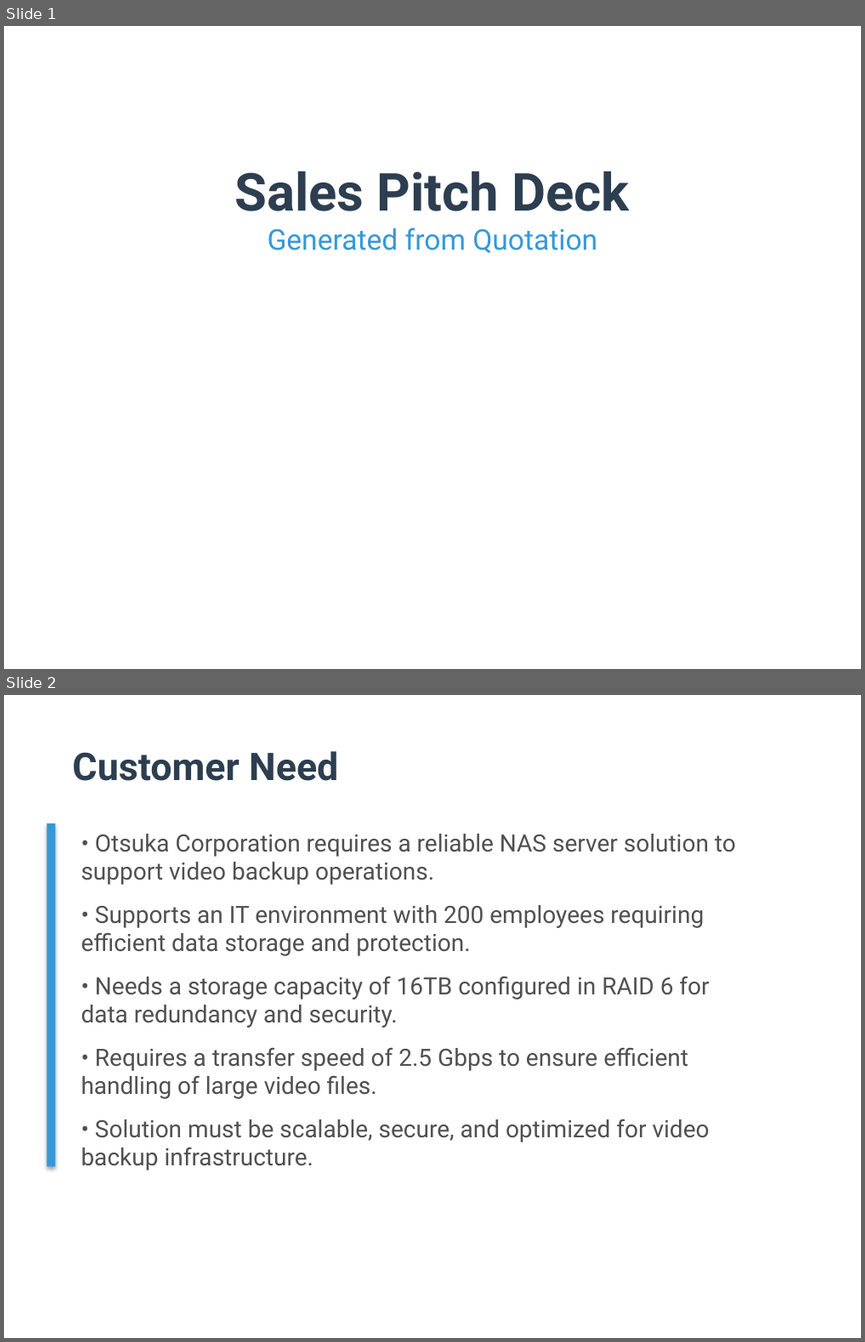
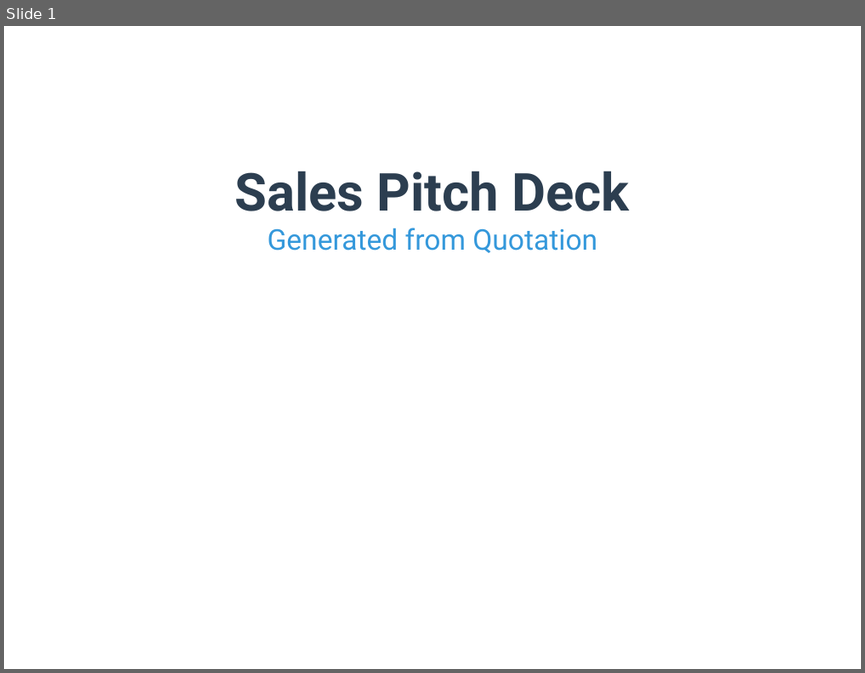
Before and after one commit to TejasGupta-27/b2b-sales-backend, a slide deck: Data/pitch_decks/pitch_deck_001.pptx. Shown one above the other, each under a label of ours: slides 1 and 2 before the commit, slide 1 after it. The pictures are 865x1342 and 865x673 pixels, drawn with LibreOffice and Linux fonts; fonts in the diff are those of the drawing. Boxes give left, top, right and bottom in pixels: in the first picture for what was removed or moved away, otherwise in the second. Text is boxed around its words. In the diff, an @@ line names an element or a change of style, - is before the commit and + after.

```diff
--- a/Data/pitch_decks/pitch_deck_001.pptx
+++ b/Data/pitch_decks/pitch_deck_001.pptx
@@ slide 2 removed at (4,695,861,1338), background #FFFFFF @@
@@ text removed at (72,751,338,781) @@
-Customer Need
@@ rectangle removed at (46,823,55,1166) @@
@@ text removed at (81,834,736,1170) @@
-• Otsuka Corporation requires a reliable NAS server solution to support video backup operations.
-• Supports an IT environment with 200 employees requiring efficient data storage and protection.
-• Needs a storage capacity of 16TB configured in RAID 6 for data redundancy and security.
-• Requires a transfer speed of 2.5 Gbps to ensure efficient handling of large video files.
-• Solution must be scalable, secure, and optimized for video backup infrastructure.
```
Also in this commit, not shown: 1 slide changed, 8 slides added, 7 other slides removed, 13 other files.
